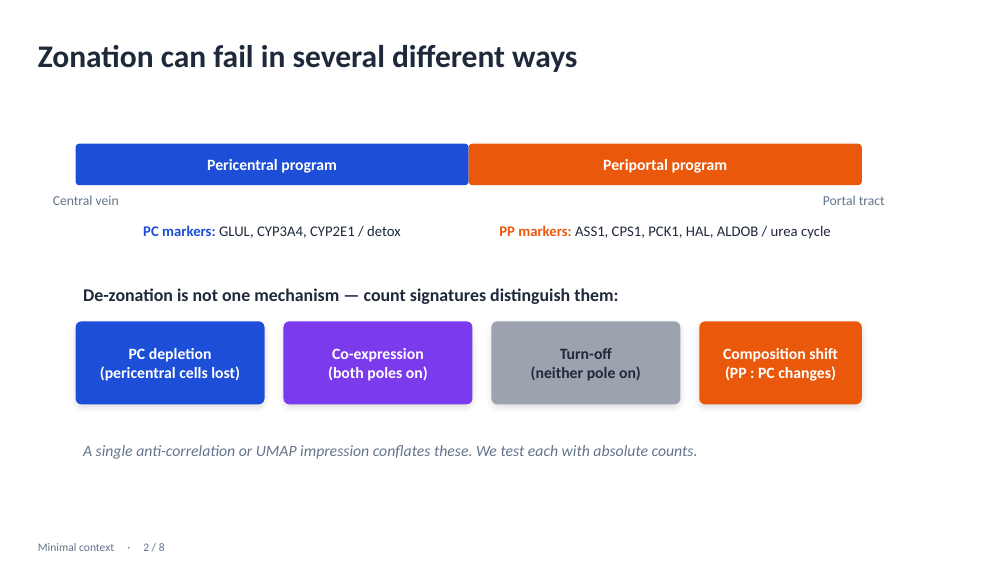
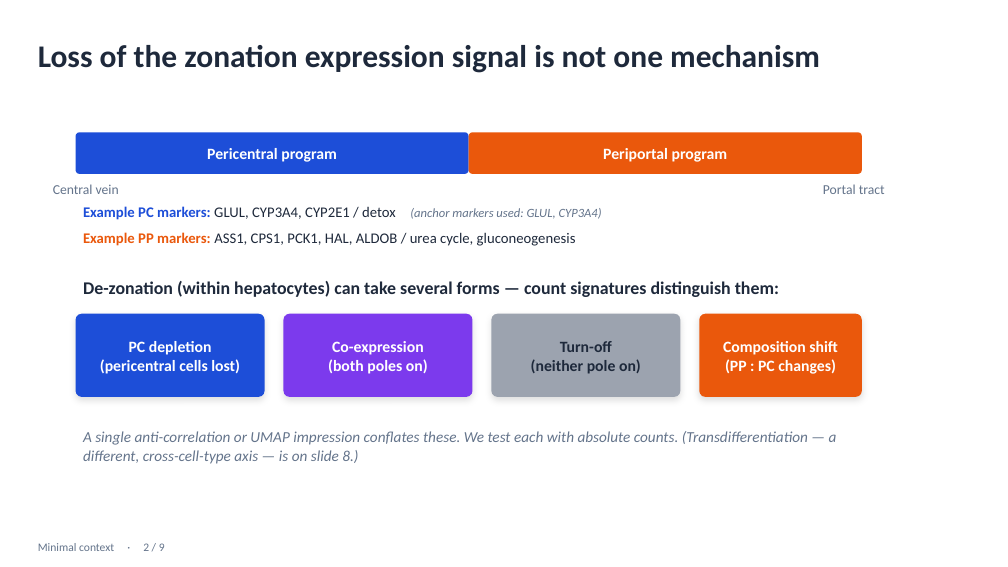
Before and after one commit to roeetekoah/liver-zonation, a slide deck: slide 2 of reports/deck/MASLD_zonation_reanalysis_8min.pptx. Drawn at 1008x567 pixels with LibreOffice and Linux fonts; fonts in the diff are those of the drawing. Boxes give left, top, right and bottom in pixels: in the first picture for what was removed or moved away, otherwise in the second. Text is boxed around its words. In the diff, an @@ line names an element or a change of style, - is before the commit and + after.

```diff
--- a/reports/deck/MASLD_zonation_reanalysis_8min.pptx
+++ b/reports/deck/MASLD_zonation_reanalysis_8min.pptx
@@ text at [38, 45, 820, 73]: text changed @@
-Zonation can fail in several different ways
+Loss of the zonation expression signal is not one mechanism
@@ 4 texts, 2 rounded rectangles: place and size @@
-4 texts, 2 rounded rectangles at [53, 144, 885, 205]
+4 texts, 2 rounded rectangles at [53, 132, 885, 194]
@@ text at [83, 206, 602, 220]: text changed; text colour #1E293B to #64748B @@
-PC markers: GLUL, CYP3A4, CYP2E1 / detox
+Example PC markers: GLUL, CYP3A4, CYP2E1 / detox (anchor markers used: GLUL, CYP3A4)
@@ text at [83, 232, 576, 246]: text changed @@
-PP markers: ASS1, CPS1, PCK1, HAL, ALDOB / urea cycle
+Example PP markers: ASS1, CPS1, PCK1, HAL, ALDOB / urea cycle, gluconeogenesis
@@ text at [83, 281, 779, 297]: text changed @@
-De-zonation is not one mechanism — count signatures distinguish them:
+De-zonation (within hepatocytes) can take several forms — count signatures distinguish them:
@@ 4 texts, 4 rounded rectangles: place and size @@
-4 texts, 4 rounded rectangles at [76, 321, 862, 405]
+4 texts, 4 rounded rectangles at [76, 314, 862, 397]
@@ text at [83, 431, 837, 464]: text changed; size 15 to 14.5 pt @@
-A single anti-correlation or UMAP impression conflates these. We test each with absolute counts.
+A single anti-correlation or UMAP impression conflates these. We test each with absolute counts. (Transdifferentiation — a different, cross-cell-type axis — is on slide 8.)
```
Also in this commit, not shown: 10 other slides changed, 2 slides added, 4 other files.
